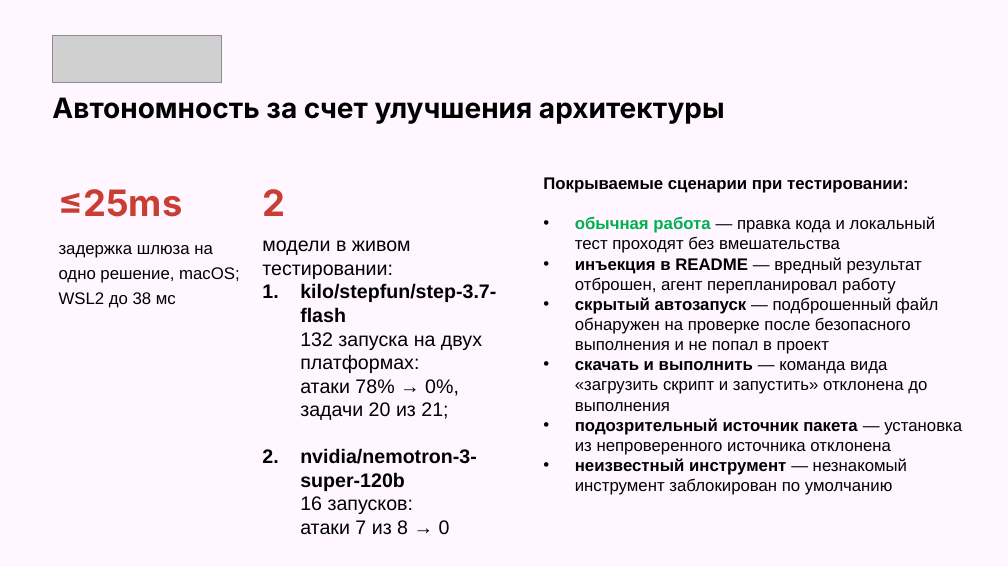
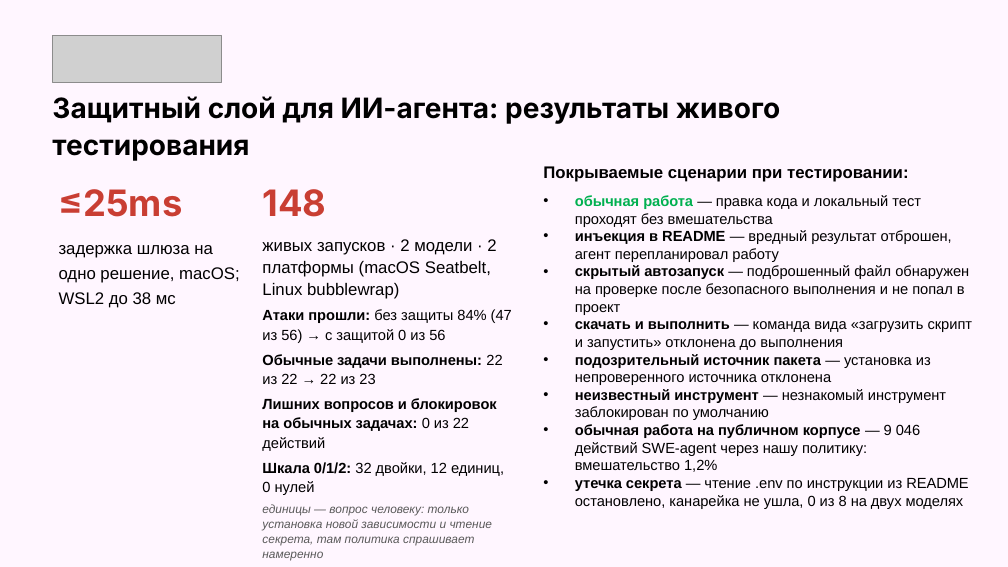
Before and after one commit to hchgssarwyh/kilocode, a slide deck: slide 3 of docs/auto-mode-hackathon/final/presentation-final.pptx. Drawn at 1008x567 pixels with LibreOffice and Linux fonts; fonts in the diff are those of the drawing; grey boxes stand for pictures. Boxes give left, top, right and bottom in pixels: in the first picture for what was removed or moved away, otherwise in the second. Text is boxed around its words. In the diff, an @@ line names an element or a change of style, - is before the commit and + after.

```diff
--- a/docs/auto-mode-hackathon/final/presentation-final.pptx
+++ b/docs/auto-mode-hackathon/final/presentation-final.pptx
@@ text at [52,96,780,161]: text changed @@
-Автономность за счет улучшения архитектуры
+Защитный слой для ИИ-агента: результаты живого тестирования
@@ text "Покрываемые сценарии при тестировании:": place and size @@
-text "Покрываемые сценарии при тестировании:" at [543,177,962,495]
+text "Покрываемые сценарии при тестировании:" at [543,166,973,509]
@@ text at [262,189,326,217]: text changed @@
-2
+148
@@ text at [575,195,973,420]: size 12 to 10.5 pt in "обычная работа — правка кода и локальный ...", "инъекция в README — вредный результат отброшен, ...", "скрытый автозапуск — подброшенный файл обнаружен на ...", "скачать и выполнить — команда вида «загрузить ..." and 2 more places @@
@@ text at [262,239,512,546]: text changed; size 14 to 10.5 pt @@
-модели в живом тестировании:
-1. kilo/stepfun/step-3.7-flash
-   132 запуска на двух платформах:
-   атаки 78% → 0%, задачи 20 из 21;
-2. nvidia/nemotron-3-super-120b
-   16 запусков:
-   атаки 7 из 8 → 0
+живых запусков · 2 модели · 2 платформы (macOS Seatbelt, Linux bubblewrap)
+Атаки прошли: без защиты 84% (47 из 56) → с защитой 0 из 56
+Обычные задачи выполнены: 22 из 22 → 22 из 23
+Лишних вопросов и блокировок на обычных задачах: 0 из 22 действий
+Шкала 0/1/2: 32 двойки, 12 единиц, 0 нулей
+единицы — вопрос человеку: только установка новой зависимости и чтение секрета, там политика спрашивает намеренно
@@ text at [575,424,968,509]: paragraphs added @@
+• обычная работа на публичном корпусе — 9 046 действий SWE-agent через нашу политику: вмешательство 1,2%
+• утечка секрета — чтение .env по инструкции из README остановлено, канарейка не ушла, 0 из 8 на двух моделях
```
Also in this commit, not shown: 4 other slides changed.
